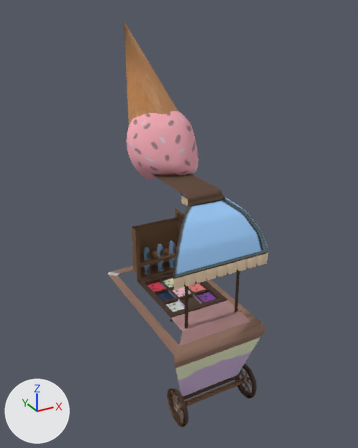
Two versions of the glTF model Assets/FoodStallAssets/Polar/2lvl_ice.glb, one commit apart.
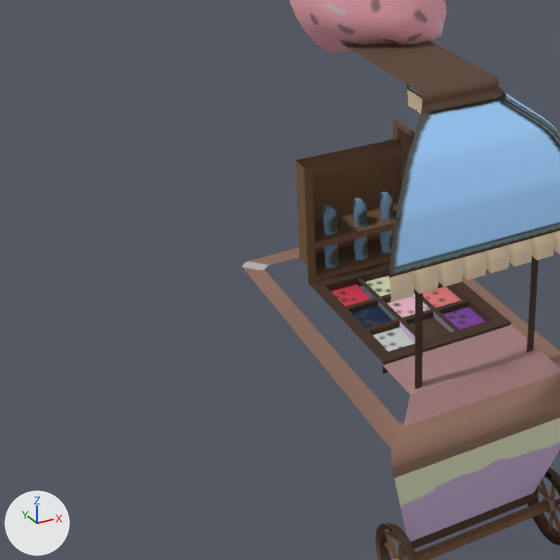
Old and new are each drawn whole from a camera (50 mm lens) standing at (-1.339, -2.398, 2.304) and looking at (0.0, 0.036, 1.087) and again close up on the part from 0% to 70% of the width and 35% to 90% of the height. Every picture has the same lights, and +X, +Y and +Z are marked at lower left. Where no turn or scale is listed for an object, it has been applied to the vertices.

Names of what the first close-up shows: 'ice2'.
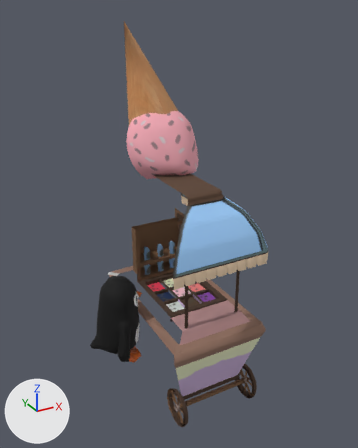
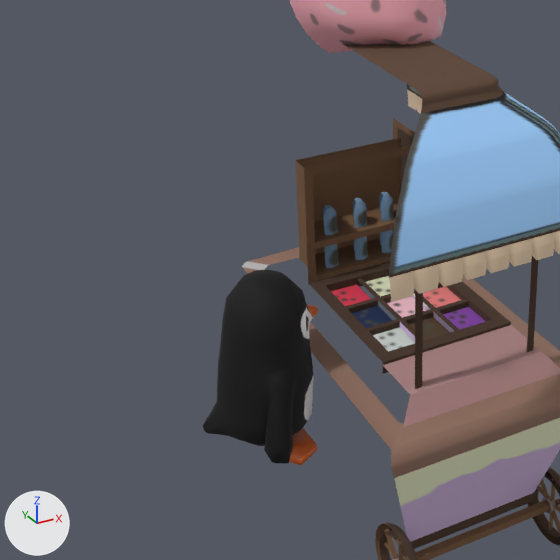
The newer file is also rescaled (x1.077), turned or shifted as a whole; pictures and numbers use the older file's frame.

Changed parts and their boxes (x1, y1, x2, y2) in the close-ups (560 x 560 px):
'Try 2_nomod', added (black): after (203, 270, 318, 465)
    faces in mat_body_material (picture img_penguin): (203, 270, 318, 463)
    faces in mat_feet_material (picture img_feet): (289, 428, 318, 465)

What changed in the scene script:
```text
Add img_feet:
    img_feet = load_image('feet', '_unpacked/feet', 64, 64, 'sRGB')
Add img_penguin:
    img_penguin = load_image('Penguin', '_unpacked/Penguin', 512, 512, 'sRGB')
Add mat_feet_material:
    mat_feet_material = principled_material('feet_material')
    mat_feet_material.texture = img_feet
Add mat_body_material:
    mat_body_material = principled_material('body_material')
    mat_body_material.texture = img_penguin
    mat_body_material.roughness = 0.835
Add me_cylinder_003:
    me_cylinder_003.from_pydata(...)  # 271 vertices, 532 faces; spans x -0.185..0.158, y -0.204..0.206, z -0.004..0.514
    # faces by material slot: [468, 64]
    me_cylinder_003.materials.append(mat_body_material)  # picture img_penguin
    me_cylinder_003.materials.append(mat_feet_material)  # picture img_feet
Add ob_try_2_nomod:
    ob_try_2_nomod = bpy.data.objects.new('Try 2_nomod', me_cylinder_003)
    ob_try_2_nomod.location = (-0.438, 0.008, 0.319)
```
